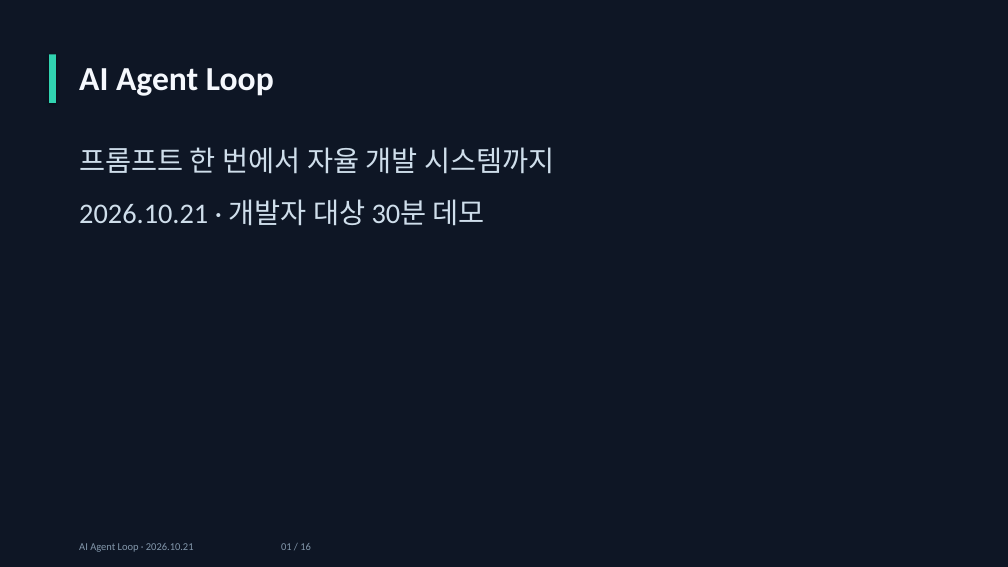
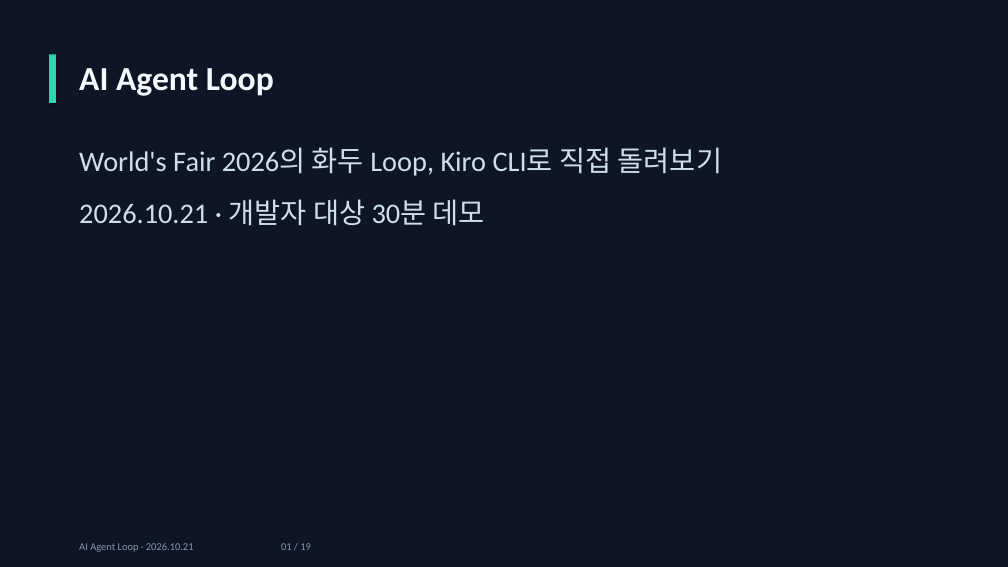
Before and after one commit to jaewon-i/kiro-agent-loop-demo, a slide deck: slide 1 of docs/AI_Agent_Loop.pptx. Drawn at 1008x567 pixels with LibreOffice and Linux fonts; fonts in the diff are those of the drawing. Boxes give left, top, right and bottom in pixels: in the first picture for what was removed or moved away, otherwise in the second. Text is boxed around its words. In the diff, an @@ line names an element or a change of style, - is before the commit and + after.

Commit message:
Restructure deck: World's Fair 2026 intro, concepts, demo, debate (19 slides)

```diff
--- a/docs/AI_Agent_Loop.pptx
+++ b/docs/AI_Agent_Loop.pptx
@@ text at (79,147,722,176): text changed @@
-프롬프트 한 번에서 자율 개발 시스템까지
+World's Fair 2026의 화두 Loop, Kiro CLI로 직접 돌려보기
```
Also in this commit, not shown: 10 other slides changed, 8 slides added, 5 slides removed.
